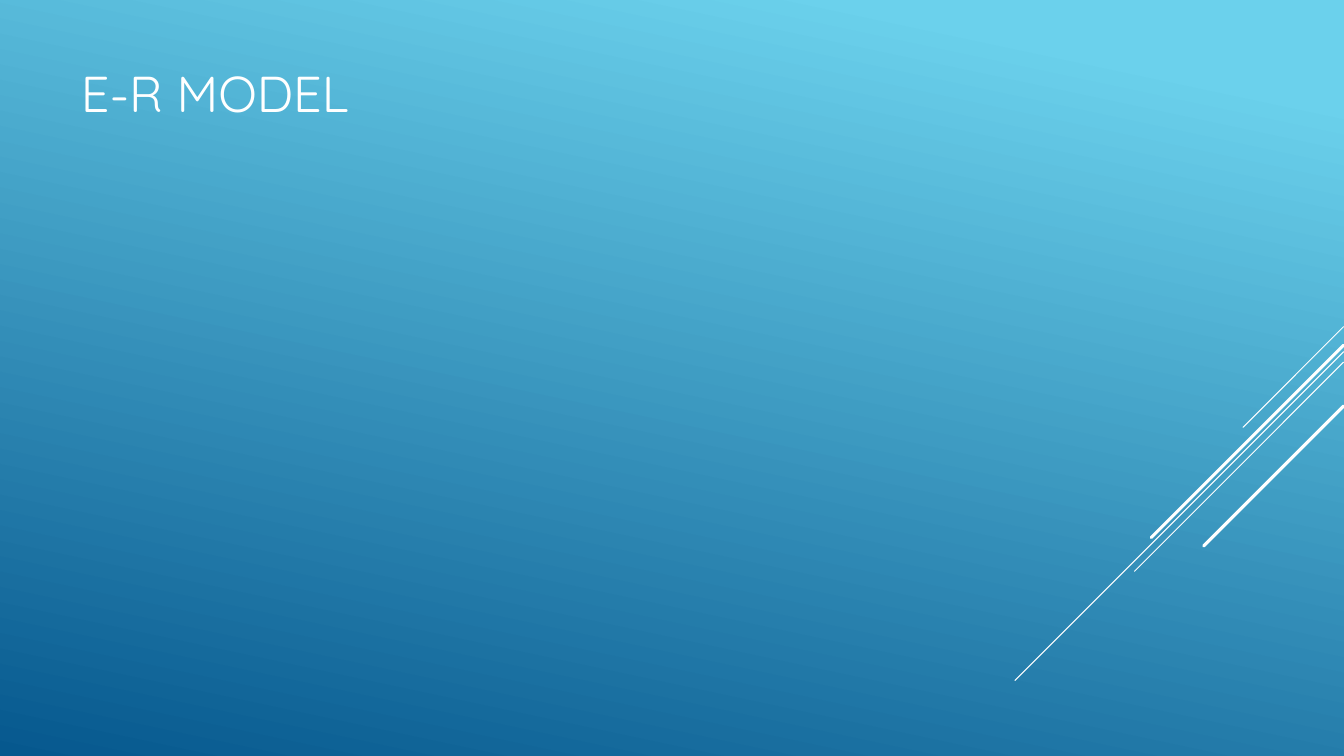
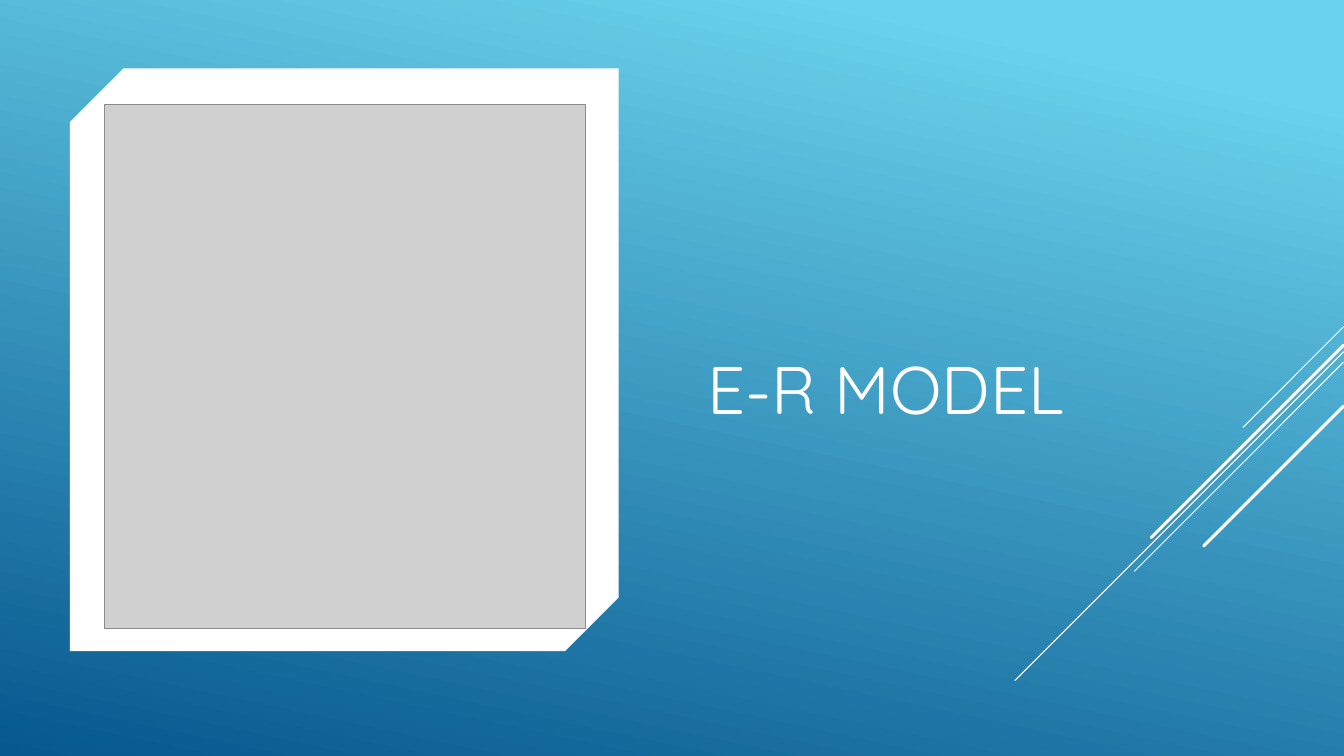
Before and after one commit to Mattiaman/EsseFunziona, a slide deck: slide 4 of EsseFunziona/description/EsseFunziona.pptx. Drawn at 1344x756 pixels with LibreOffice and Linux fonts; fonts in the diff are those of the drawing; grey boxes stand for pictures. Boxes give left, top, right and bottom in pixels: in the first picture for what was removed or moved away, otherwise in the second. Text is boxed around its words. In the diff, an @@ line names an element or a change of style, - is before the commit and + after.

```diff
--- a/EsseFunziona/description/EsseFunziona.pptx
+++ b/EsseFunziona/description/EsseFunziona.pptx
@@ background gradient #6ED2EB to #06588E to #FFFFFF @@
@@ rectangle added at [0,0,1344,756], fill gradient #6ED2EB to #06588E @@
@@ line added from (1344, 10) to (674, 681), #000000 1 pt @@
@@ line added from (1344, 25) to (798, 572), #000000 1 pt @@
@@ line added from (1344, 4) to (809, 538), #000000 2.5 pt @@
@@ line added from (1327, 1) to (907, 421), #000000 1 pt @@
@@ snip diag rect added at [70,69,618,651], fill #FFFFFF @@
@@ line added from (1344, 68) to (865, 546), #000000 2.5 pt @@
@@ picture added at [105,105,586,629] @@
@@ title "E-R MODEL": place and size @@
-title "E-R MODEL" at [81,76,349,113]
+title "E-R MODEL" at [707,366,1064,415]
@@ title "E-R MODEL" at [707,366,1064,415]: size 36 to 48 pt; vertical alignment middle to bottom @@
@@ line (1344, 352) - (1015, 681): stroke #FFFFFF 0.75 pt to #000000 0.75 pt @@
@@ line added from (1344, 352) to (1015, 681), #FFFFFF 0.75 pt @@
```
Also in this commit, not shown: 8 other slides changed, 17 other files.
